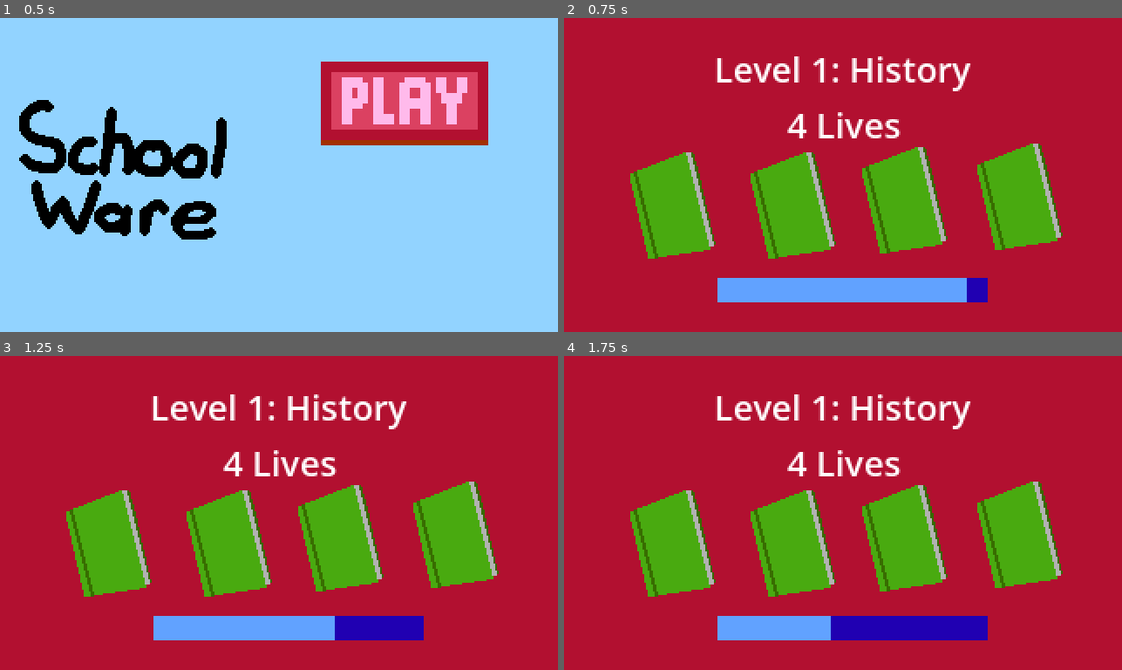
Above: before the commit, frames 1-4 (two rows, left to right).
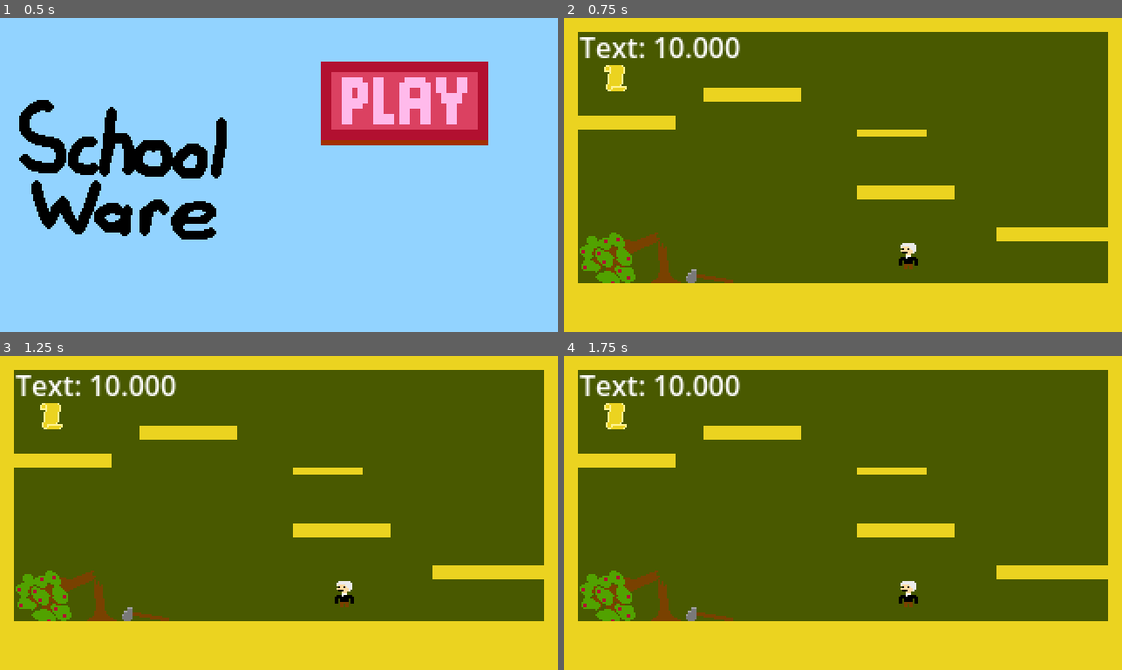
Above: after the commit, the same moments.

Repository: ObedH/school-ware
Game: Godot game, scene res://scenes/menu/menu.tscn
Same seed, same stepped clock (60 frames per second), same inputs: the game is played once before the commit and once after it.
Inputs (mouse positions are in pixels of both pictures, inside the frame that each line leads up to):
- Up to frame 1 (0.5 s): no input
- Up to frame 2 (0.75 s): click (965, 102) at 0.5 s
- Up to frame 3 (1.25 s): no input
- Up to frame 4 (1.75 s): tap Enter at 1.25 s; move the mouse to (965, 497) at 1.27 s; hold Right (move_right) from 1.28 s (still down); tap Z (jump) at 1.35, 1.52 s; click (965, 497) at 1.42 s

Frame 1 is identical in both runs. In frame 2, 99% of the frame differs, in the area x 0-100%, y 0-100%; in frame 3, 99%; in frame 4, 99%.

Commit message:
Added one way platforms and correct level switching

Diff:
--- a/globals/global.gd
+++ b/globals/global.gd
@@ -9,7 +9,7 @@
 
 
 func next_level() -> void:
-	if level_num >= levels.size() + 2:
+	if level_num >= levels.size():
 		print("Level oob!")
 		return
 	level_num += 1
--- a/minigames/minigame_1.tscn
+++ b/minigames/minigame_1.tscn
@@ -5,12 +5,14 @@
 [ext_resource type="Script" uid="uid://bttkbwihex3d6" path="res://minigames/minigame_1.gd" id="2_q6hqq"]
 [ext_resource type="Texture2D" uid="uid://03koi8w5j2yc" path="res://minigames/history_bg.png" id="3_elwks"]
 [ext_resource type="PackedScene" uid="uid://h7v3kjt4l8xf" path="res://player/player_platformer.tscn" id="3_q6hqq"]
-[ext_resource type="Script" uid="uid://ddtcg8v30ry84" path="res://player/player_platformer.gd" id="4_jbnu7"]
 [ext_resource type="Texture2D" uid="uid://brufl4tba72jo" path="res://minigames/gwash.png" id="6_q6hqq"]
 [ext_resource type="Texture2D" uid="uid://b8vs8cjwqspcc" path="res://minigames/apple_tree.png" id="7_jbnu7"]
 [ext_resource type="Script" uid="uid://c7ybuxyujxoa1" path="res://minigames/newleveltrigger.gd" id="8_kgnyx"]
 [ext_resource type="Texture2D" uid="uid://dawdqs0o34yae" path="res://minigames/manuscript.png" id="9_ymfxl"]
 [ext_resource type="PackedScene" uid="uid://eqyo07414ofo" path="res://components/floating_component.tscn" id="10_ktgju"]
+
+[sub_resource type="RectangleShape2D" id="RectangleShape2D_e7wlo"]
+size = Vector2(47, 23)
 
 [sub_resource type="RectangleShape2D" id="RectangleShape2D_kgnyx"]
 size = Vector2(13, 15)
@@ -108,7 +110,7 @@
 texture = ExtResource("3_elwks")
 
 [node name="TileMapLayer" type="TileMapLayer" parent="." index="2" unique_id=1940333049]
-tile_map_data = PackedByteArray("AAAAAAkAAAABAAAAAAAAAAoAAAA …(3848 unchanged characters)… lAA8AAAABAAAAAAAmAA8AAAABAAAAAAAVAAgAAAABAAAAAAAWAAgAAAABAAAAAAAXAAgAAAABAAAAAAAYAAgAAAABAAAAAAAZAAgAAAABAAAAAAAKAAUAAAABAAAAAAALAAUAAAABAAAAAAAM …(306 unchanged characters)…
+tile_map_data = PackedByteArray("AAAAAAkAAAABAAAAAAAAAAoAAAA …(3848 unchanged characters)… lAA8AAAABAAAAAAAmAA8AAAABAAAAAAAVAAgAAAACAAAAAAAWAAgAAAACAAAAAAAXAAgAAAACAAAAAAAYAAgAAAACAAAAAAAZAAgAAAACAAAAAAAKAAUAAAABAAAAAAALAAUAAAABAAAAAAAM …(306 unchanged characters)…
 tile_set = ExtResource("2_p0bon")
 
 [node name="GWash" type="Sprite2D" parent="." index="3" unique_id=1777263382]
@@ -120,6 +122,13 @@
 [node name="AppleTree" type="Sprite2D" parent="." index="4" unique_id=1117842525]
 position = Vector2(56, 135)
 texture = ExtResource("7_jbnu7")
+
+[node name="StaticBody2D" type="StaticBody2D" parent="AppleTree" index="0" unique_id=2042383804]
+
+[node name="CollisionShape2D" type="CollisionShape2D" parent="AppleTree/StaticBody2D" index="0" unique_id=1948058501]
+position = Vector2(-18.5, 5.5)
+shape = SubResource("RectangleShape2D_e7wlo")
+one_way_collision_direction = Vector2(0, -1)
 
 [node name="ManuScript" type="Sprite2D" parent="." index="5" unique_id=1774060459]
 position = Vector2(29, 34)
@@ -142,7 +151,6 @@
 
 [node name="Player" parent="." index="7" unique_id=805804944 instance=ExtResource("3_q6hqq")]
 position = Vector2(198, 144)
-script = ExtResource("4_jbnu7")
 
 [node name="Camera2D" type="Camera2D" parent="Player" index="2" unique_id=155402753]
 position = Vector2(-62.525, -23.075)
@@ -151,4 +159,13 @@
 limit_right = 320
 limit_bottom = 180
 
+[node name="TimeDisplayer" parent="." index="8" unique_id=1364052503]
+offset_left = 9.0
+offset_top = 5.0
+offset_right = 79.0
+offset_bottom = 28.0
+
+[node name="HealthbarDisplay" parent="." index="9" unique_id=558284083]
+visible = false
+
 [connection signal="area_entered" from="ManuScript/Area2D" to="ManuScript" method="_on_area_2d_area_entered"]
--- a/player/player_platformer.gd
+++ b/player/player_platformer.gd
@@ -10,8 +10,10 @@
 
 var is_falling: bool = false
 var input_locked: bool = true
+var jb: bool = false
 
 @onready var sprite: AnimatedSprite2D = $Sprite
+@onready var jb_timer: Timer = $JBTimer
 
 
 func _physics_process(delta: float) -> void:
@@ -28,8 +30,13 @@
 		is_falling = false
 
 	# Handle jump.
-	if Input.is_action_just_pressed("jump") and is_on_floor() and not input_locked:
+	if Input.is_action_just_pressed("jump"):
+		jb = true
+		jb_timer.start()
+
+	if jb and is_on_floor() and not input_locked:
 		velocity.y = JUMP_VELOCITY
+		jb = false
 
 	if Input.is_action_just_released("jump") and not input_locked:
 		is_falling = true
@@ -48,3 +55,7 @@
 		sprite.flip_h = false
 
 	move_and_slide()
+
+
+func _on_jb_timer_timeout() -> void:
+	jb = false
--- a/player/player_platformer.tscn
+++ b/player/player_platformer.tscn
@@ -1,9 +1,10 @@
 [gd_scene format=3 uid="uid://h7v3kjt4l8xf"]
 
 [ext_resource type="Texture2D" uid="uid://nctwbmej2vsk" path="res://player/player.png" id="1_g1s81"]
+[ext_resource type="Script" uid="uid://ddtcg8v30ry84" path="res://player/player_platformer.gd" id="1_y8kmu"]
 
 [sub_resource type="RectangleShape2D" id="RectangleShape2D_e7wlo"]
-size = Vector2(9, 15)
+size = Vector2(10, 14)
 
 [sub_resource type="AtlasTexture" id="AtlasTexture_y8kmu"]
 atlas = ExtResource("1_g1s81")
@@ -21,15 +22,17 @@
 }]
 
 [sub_resource type="RectangleShape2D" id="RectangleShape2D_vx6a2"]
-size = Vector2(6, 10)
+size = Vector2(6, 12)
 
 [node name="Player" type="CharacterBody2D" unique_id=805804944]
+script = ExtResource("1_y8kmu")
 
 [node name="CollisionShape2D" type="CollisionShape2D" parent="." unique_id=1581238569]
-position = Vector2(0.5, 0.5)
+position = Vector2(0, -7)
 shape = SubResource("RectangleShape2D_e7wlo")
 
 [node name="Sprite" type="AnimatedSprite2D" parent="." unique_id=280528001]
+position = Vector2(0, -8)
 sprite_frames = SubResource("SpriteFrames_f30nm")
 flip_h = true
 
@@ -38,4 +41,12 @@
 collision_mask = 4
 
 [node name="CollisionShape2D" type="CollisionShape2D" parent="Collector" unique_id=1877076946]
+position = Vector2(0, -7)
 shape = SubResource("RectangleShape2D_vx6a2")
+
+[node name="JBTimer" type="Timer" parent="." unique_id=776623227]
+process_callback = 0
+wait_time = 0.1
+one_shot = true
+
+[connection signal="timeout" from="JBTimer" to="." method="_on_jb_timer_timeout"]
--- a/tilesets/basic_tileset.tres
+++ b/tilesets/basic_tileset.tres
@@ -9,6 +9,9 @@
 0:0/0/physics_layer_0/polygon_0/points = PackedVector2Array(-4, -4, -4, 4, 4, 4, 4, -4)
 1:0/0 = 0
 1:0/0/physics_layer_0/polygon_0/points = PackedVector2Array(-4, -4, -4, 4, 4, 4, 4, -4)
+2:0/0 = 0
+2:0/0/physics_layer_0/polygon_0/points = PackedVector2Array(-4, -4, -4, 0, 4, 0, 4, -4)
+2:0/0/physics_layer_0/polygon_0/one_way = true
 
 [resource]
 tile_size = Vector2i(8, 8)
Binary file changed: tilesets/basic_tileset.aseprite
Binary file changed: tilesets/basic_tileset.png
